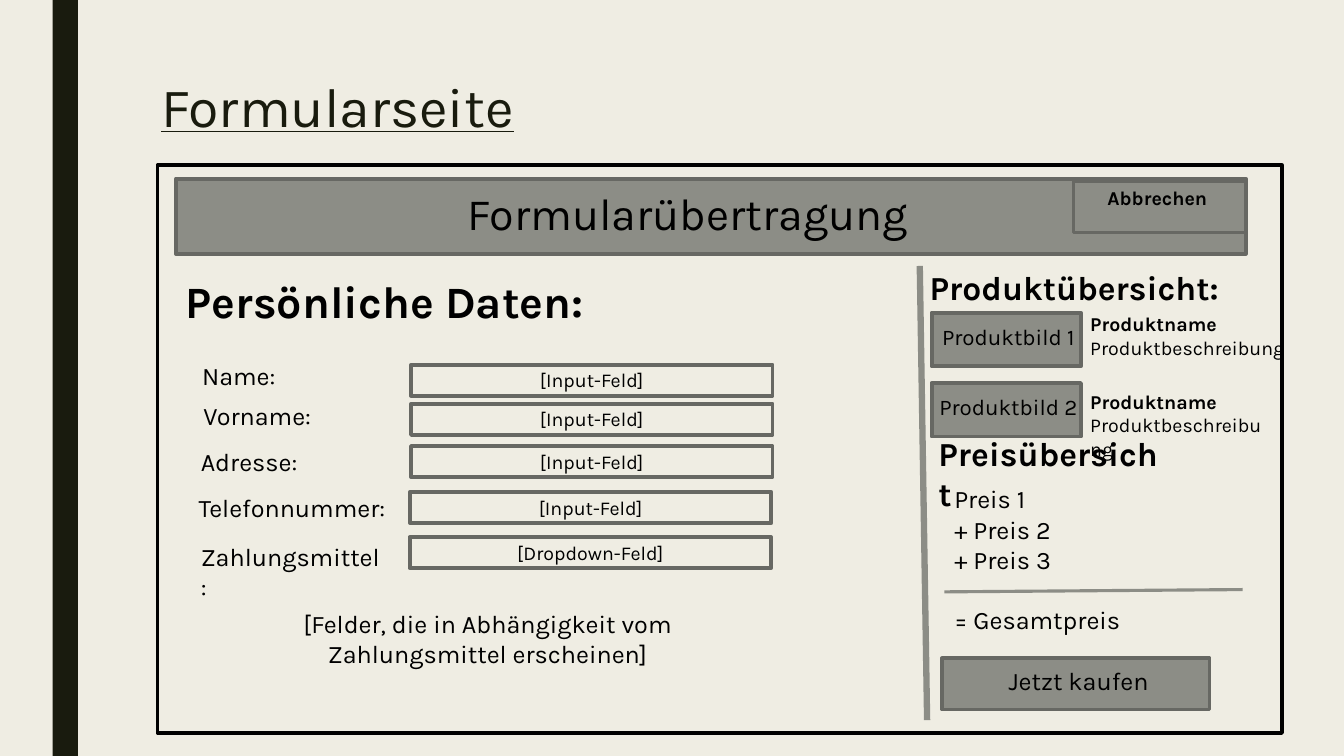
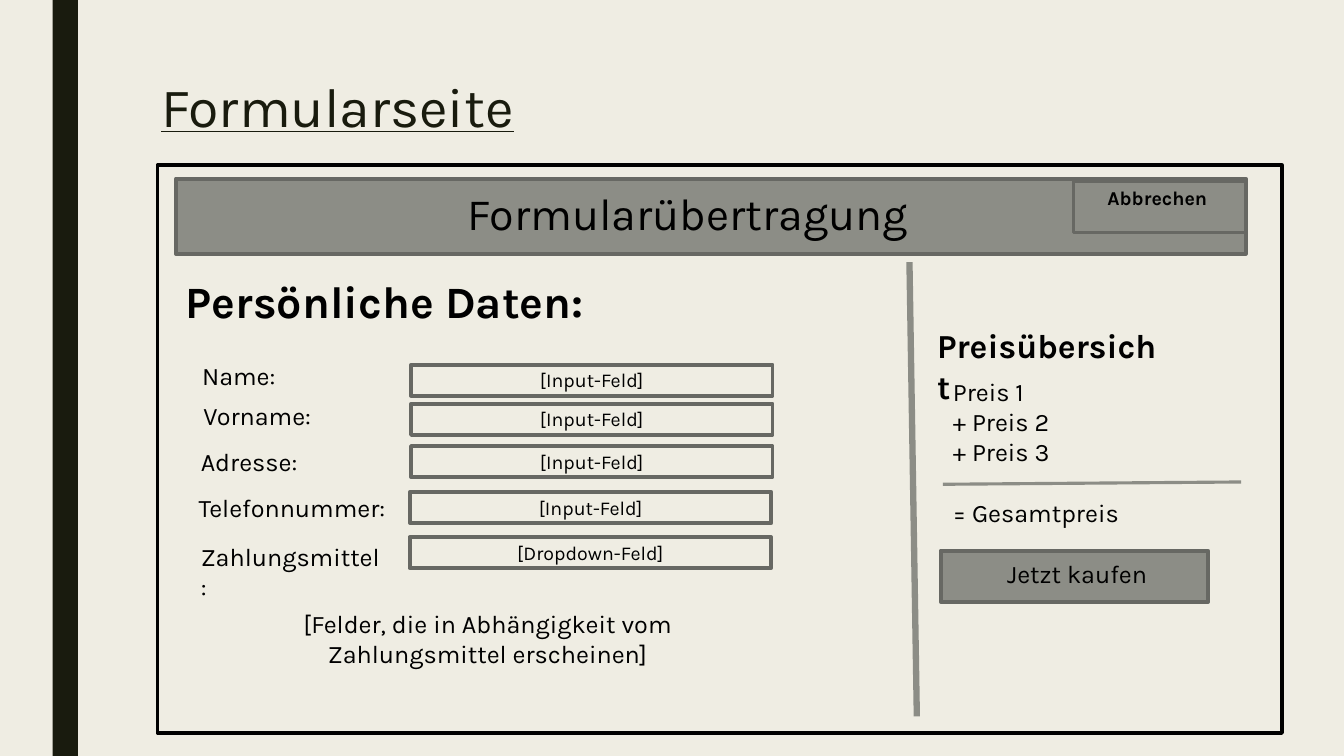
Before and after one commit to Alinabuss/Portfolio_Pruefung, a slide deck: slide 5 of Paper_Prototype.pptx. Drawn at 1344x756 pixels with LibreOffice and Linux fonts; fonts in the diff are those of the drawing. Boxes give left, top, right and bottom in pixels: in the first picture for what was removed or moved away, otherwise in the second. Text is boxed around its words. In the diff, an @@ line names an element or a change of style, - is before the commit and + after.

```diff
--- a/Paper_Prototype.pptx
+++ b/Paper_Prototype.pptx
@@ line moved from (920, 266) - (928, 720) to (909, 262) - (918, 717) @@
@@ text removed at <box>930,276,1219,301</box> @@
-Produktübersicht:
@@ rectangle removed at <box>932,313,1081,366</box> @@
@@ text removed at <box>942,329,1074,345</box> @@
-Produktbild 1
@@ text removed at <box>1090,317,1284,361</box> @@
-Produktname
-Produktbeschreibung
@@ rectangle removed at <box>932,383,1081,437</box> @@
@@ text removed at <box>939,400,1077,415</box> @@
-Produktbild 2
@@ text removed at <box>1090,395,1217,410</box> @@
-Produktname
-Produktbeschreibung
@@ 2 texts, 1 line: place and size @@
-2 texts, 1 line at <box>929,429,1243,635</box>
+2 texts, 1 line at <box>928,321,1241,528</box>
@@ rectangle: place and size @@
-rectangle at <box>943,658,1210,710</box>
+rectangle at <box>941,551,1208,602</box>
@@ text "Jetzt kaufen": place and size @@
-text "Jetzt kaufen" at <box>1009,672,1148,690</box>
+text "Jetzt kaufen" at <box>1007,565,1147,583</box>
```
Also in this commit, not shown: 3 other slides changed, 1 other file.
